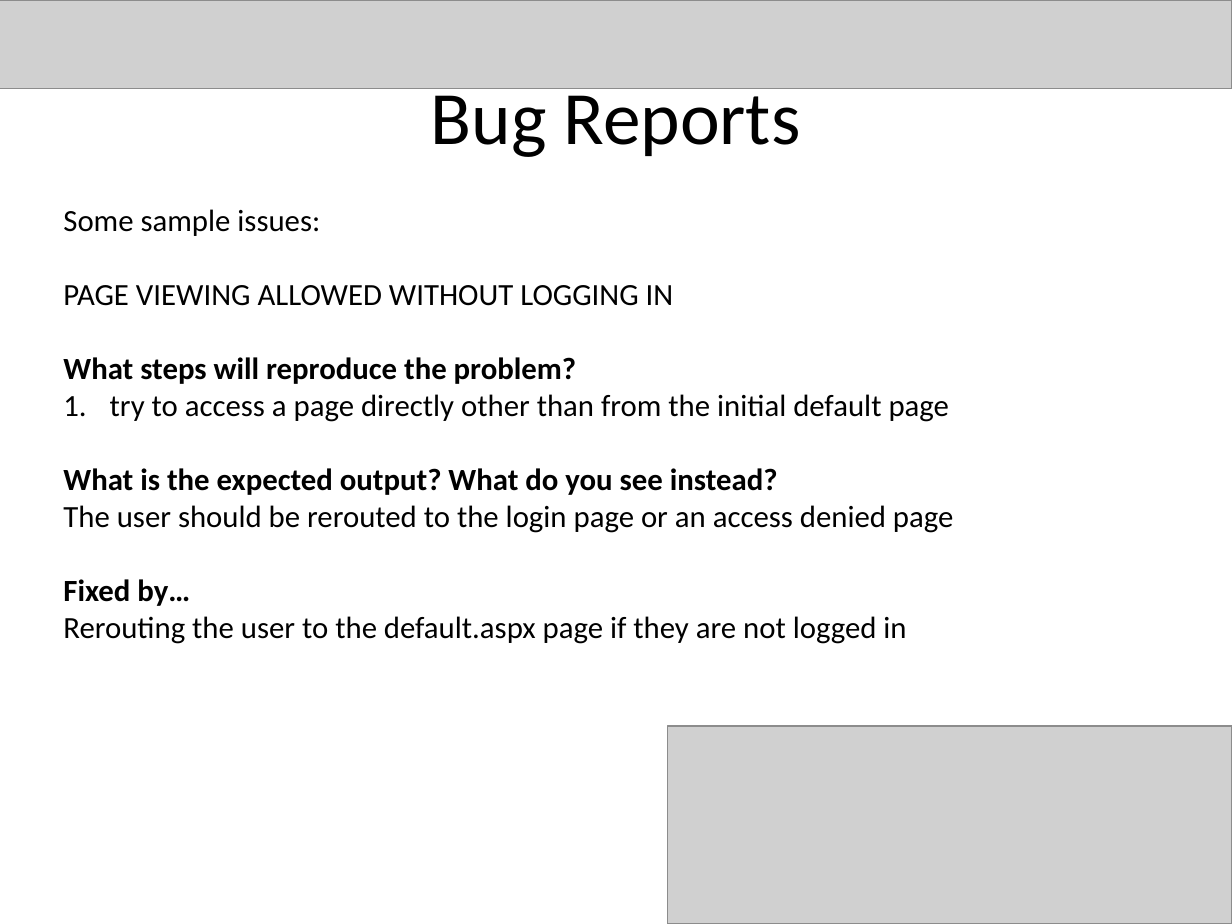
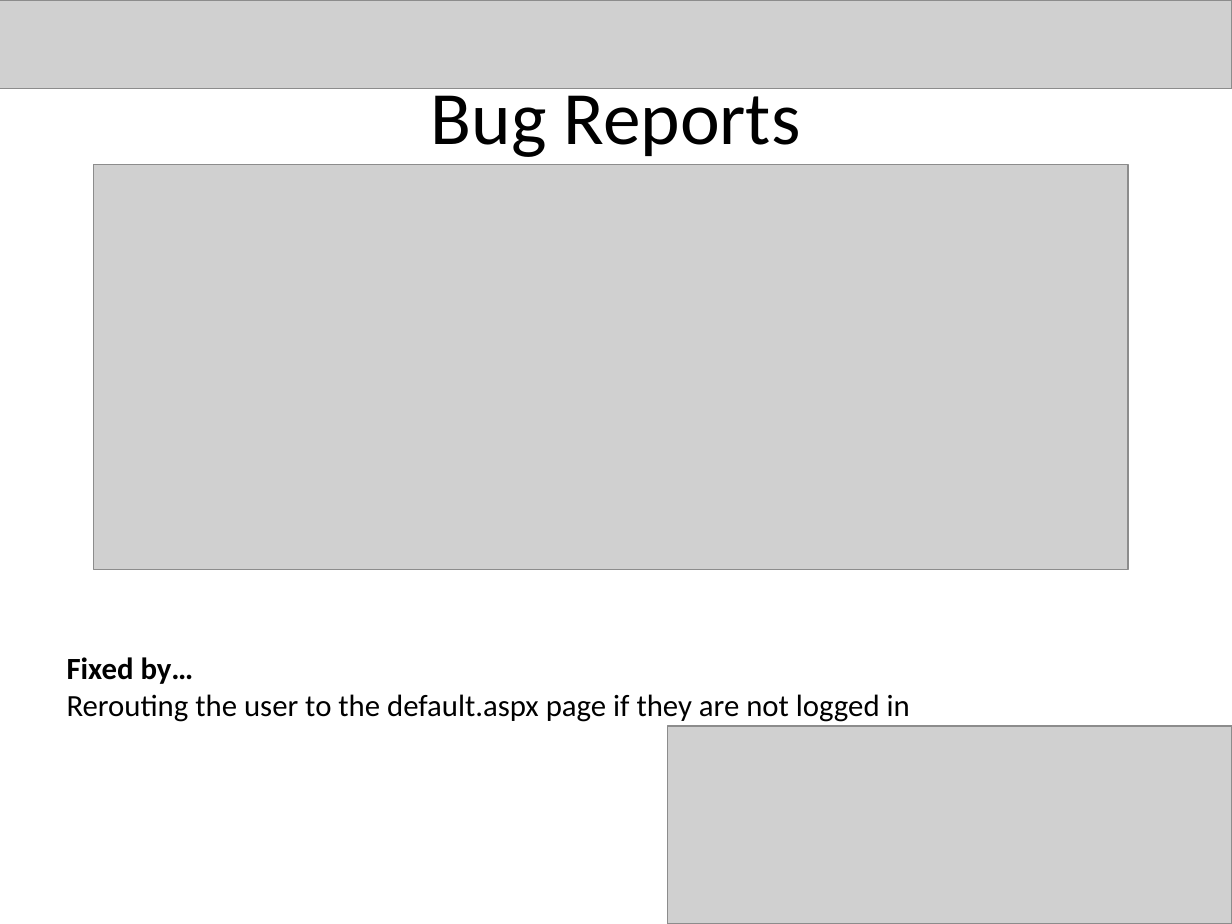
Before and after one commit to bjarratt/csce431-team1, a slide deck: slide 11 of Presentation/Presentation.pptx. Drawn at 1232x924 pixels with LibreOffice and Linux fonts; fonts in the diff are those of the drawing; grey boxes stand for pictures. Boxes give left, top, right and bottom in pixels: in the first picture for what was removed or moved away, otherwise in the second. Text is boxed around its words. In the diff, an @@ line names an element or a change of style, - is before the commit and + after.

```diff
--- a/Presentation/Presentation.pptx
+++ b/Presentation/Presentation.pptx
@@ picture added at box(94, 164, 1129, 569) @@
@@ text at box(63, 209, 953, 533): paragraphs removed @@
-Some sample issues:
-PAGE VIEWING ALLOWED WITHOUT LOGGING IN
-What steps will reproduce the problem?
-1. try to access a page directly other than from the initial default page
-What is the expected output? What do you see instead?
-The user should be rerouted to the login page or an access denied page
@@ text "Fixed by…": place and size @@
-text "Fixed by…" at box(63, 209, 953, 644)
+text "Fixed by…" at box(67, 657, 910, 722)
```
Also in this commit, not shown: 3 other slides changed, 1 slide added, 5 slides removed.
